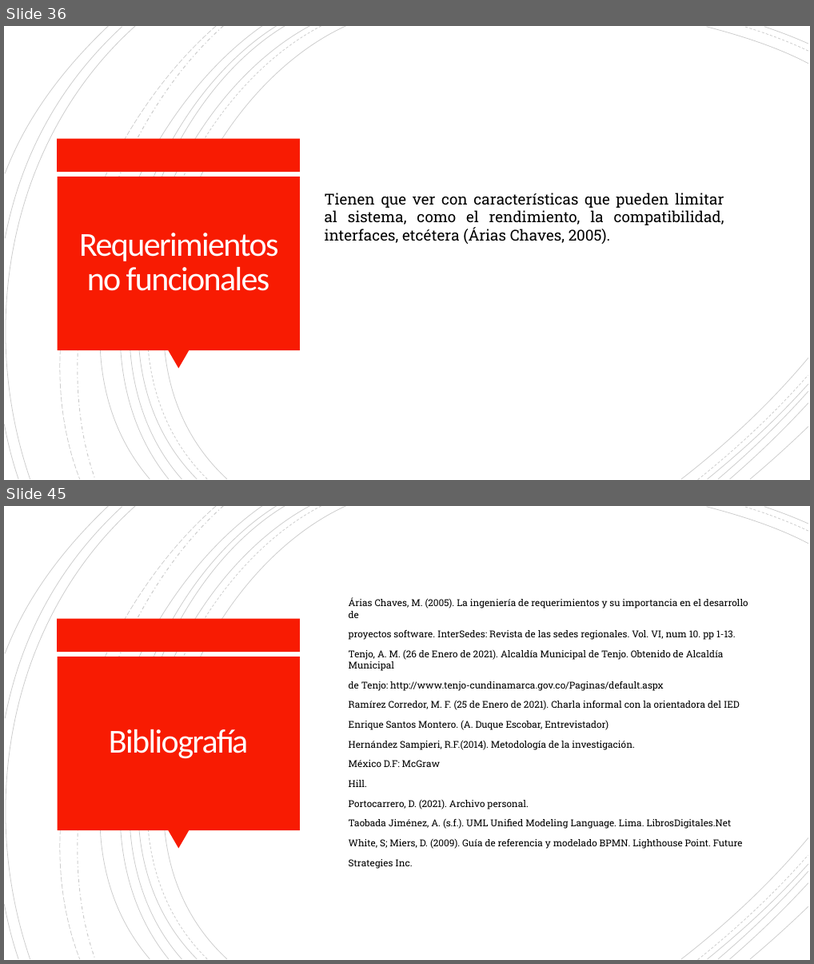
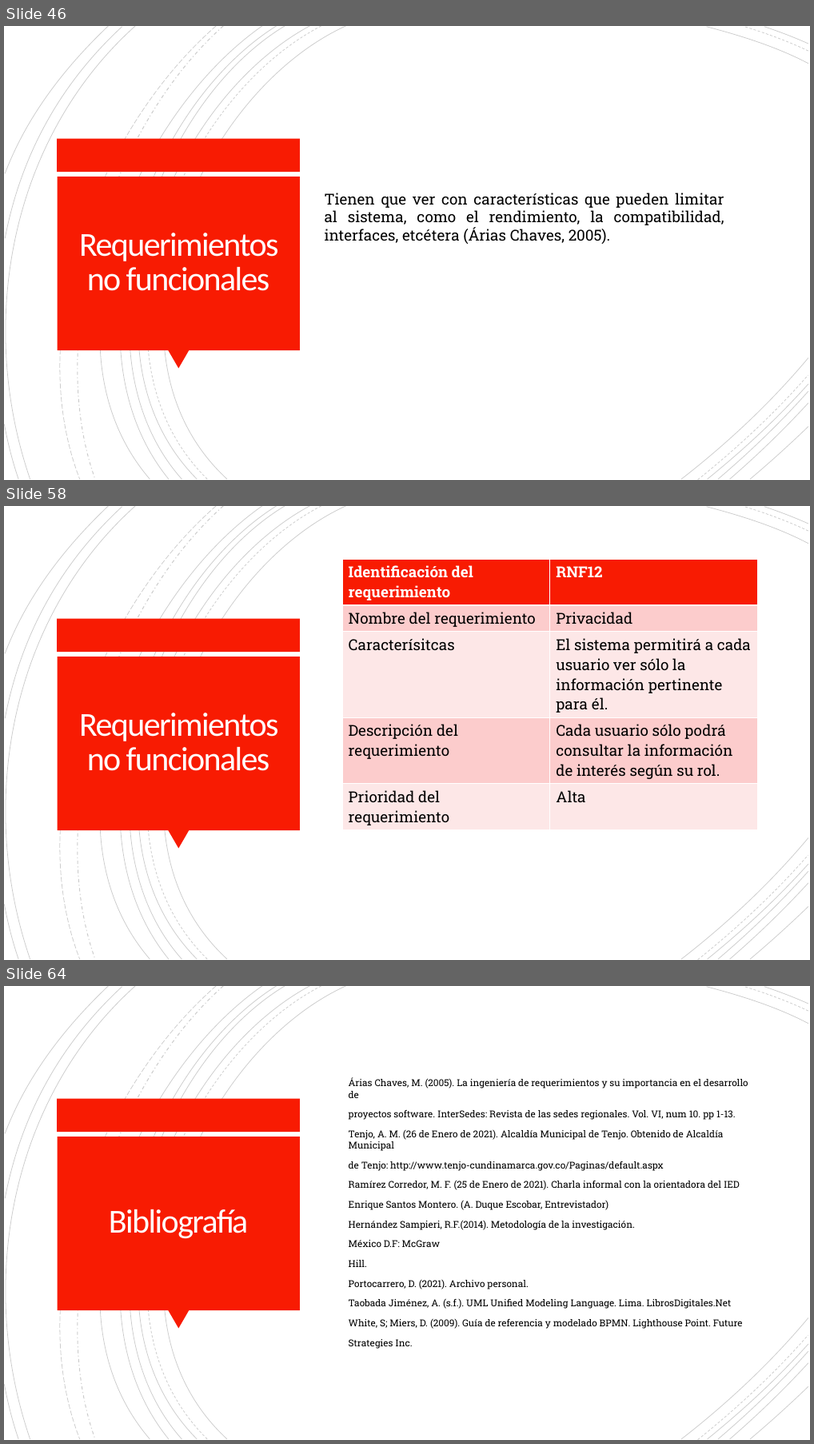
Before and after one commit to Dillan444/PROYECTO_SENA, a slide deck: PLANTEAMIENTO_DEL_PROBLEMA.pptx. Shown one above the other, each under a label of ours: slides 36 and 45 before the commit, slides 46, 58 and 64 after it; the slides between them are not shown. The pictures are 814x964 and 814x1444 pixels, drawn with LibreOffice and Linux fonts; fonts in the diff are those of the drawing. Boxes give left, top, right and bottom in pixels: in the first picture for what was removed or moved away, otherwise in the second. Text is boxed around its words. In the diff, an @@ line names an element or a change of style, - is before the commit and + after.

Commit message:
doc:RF_RNF.V11.17/04/2021
Se corrigen los requerimientos funcionales y los no funcionales de acuerdo con las observaciones que se hicieron en la sustentación.

```diff
--- a/PLANTEAMIENTO_DEL_PROBLEMA.pptx
+++ b/PLANTEAMIENTO_DEL_PROBLEMA.pptx
@@ slide 58 added at (4,506,810,960), background #FFFFFF; not listed: 24 template elements that a slide beside it also shows @@
@@ table added at (342,560,758,828), 5 rows, 2 columns @@
+Identificación del requerimiento | RNF12
+Nombre del requerimiento | Privacidad
+Caracterísitcas | El sistema permitirá a cada usuario ver sólo la información pertinente para él.
+Descripción del requerimiento | Cada usuario sólo podrá consultar la información de interés según su rol.
+Prioridad del requerimiento | Alta
@@ title added at (79,712,278,771), 40 pt, text #FFFEFF @@
+Requerimientos no funcionales
@@ what was slide 36 is now slide 46 @@
@@ what was slide 45 is now slide 64 @@
```
Also in this commit, not shown: 9 slides changed, 20 other slides added, 2 slides removed, 1 other file.
